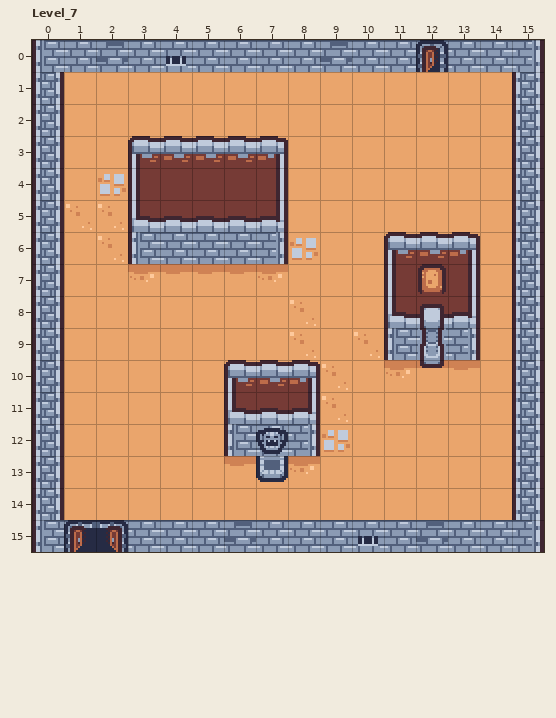
LDtk project -- resources/ldtk-levels/test1.ldtk. The picture above was drawn from the file before the commit.
Cells are 16x16 px. Shown: Level_7 x 0..15, y 0..15. The commit also changed other parts of the map, which this record leaves out.
The same view after the edit:
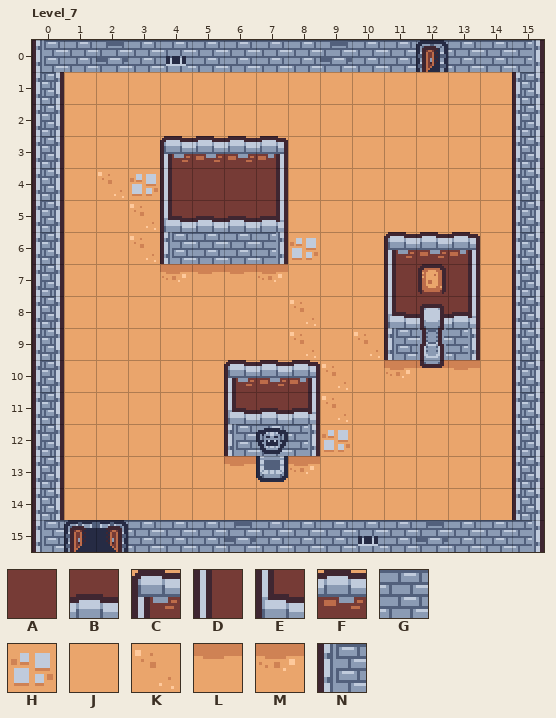
Key: from "Dungeon": A 0, B 2, C 4, D 15, E 16, F 26, G 40, H 42, J 48, K 49, L 50, M 51, N 57.
_ is an empty cell, # one hidden under a higher layer.
Change:
Layer "Floor":
y 4: x 2..3 H# -> KH
y 5: x 1..3 KK# -> JJK
y 6: x 2..3 K# -> JK
Layer "Walls":
y 3: x 3..4 CF -> _C
y 4: x 3..4 DA -> _D
y 5: x 3..4 EB -> _E
y 6: x 3..4 NG -> _N
y 7: x 3..4 ML -> _M
Boxes around the changes in both pictures, in picture pixels (x1, y1, x2, y2):
changed: (66, 136, 186, 282)
